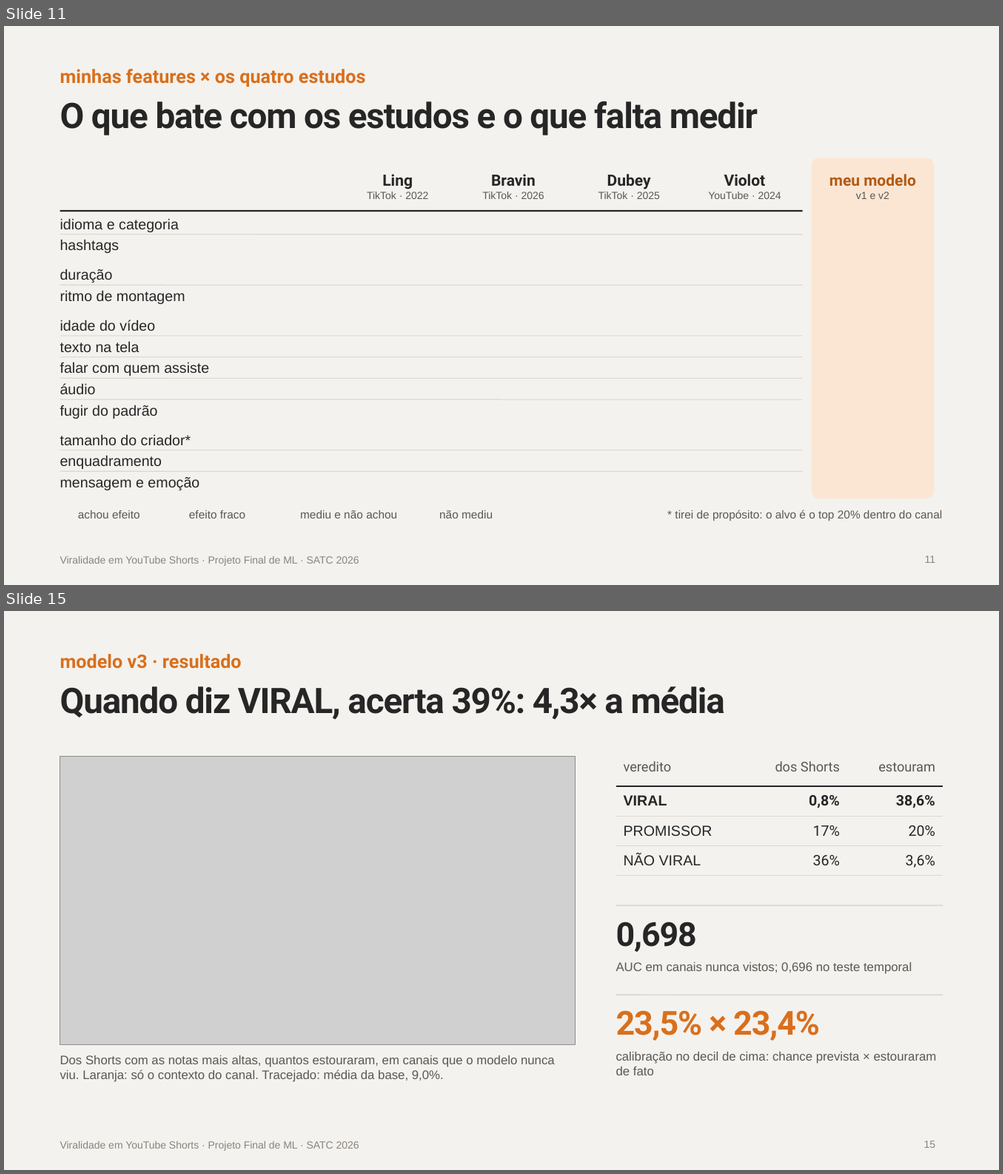
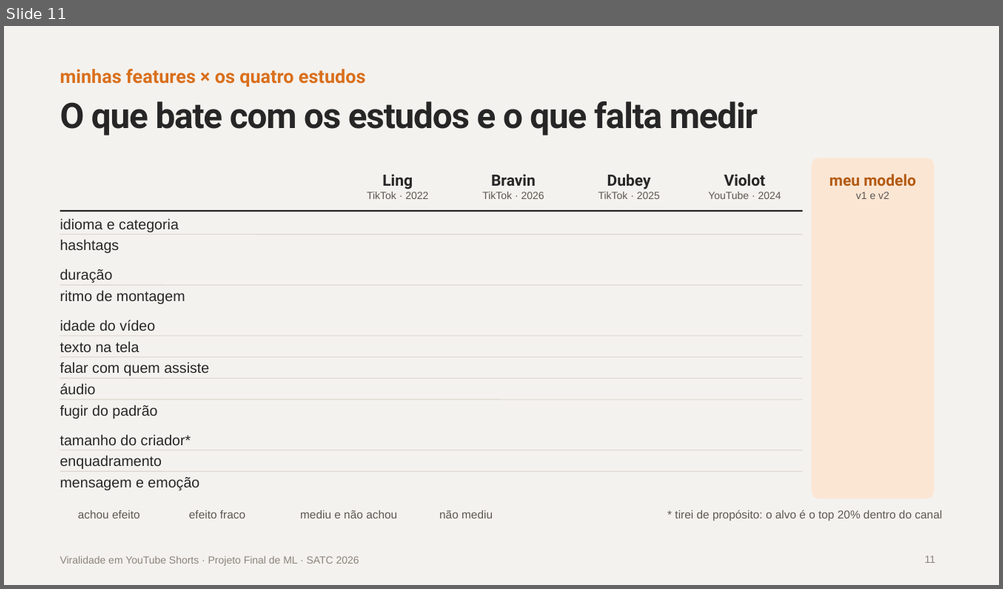
Before and after one commit to EricDagostim/ml-shortvideo-virality, a slide deck: reports/apresentacao/Viralidade_Shorts_Projeto_Final.pptx. Shown one above the other, each under a label of ours: slides 11 and 15 before the commit, slide 11 after it; the slides between them are not shown. The pictures are 1003x1174 and 1003x589 pixels, drawn with LibreOffice and Linux fonts; fonts in the diff are those of the drawing; grey boxes stand for pictures; background and template pictures are left out. Boxes give left, top, right and bottom in pixels: in the first picture for what was removed or moved away, otherwise in the second. Text is boxed around its words. In the diff, an @@ line names an element or a change of style, - is before the commit and + after.

```diff
--- a/reports/apresentacao/Viralidade_Shorts_Projeto_Final.pptx
+++ b/reports/apresentacao/Viralidade_Shorts_Projeto_Final.pptx
@@ slide 15 removed at (4,611,999,1170), background #F4F2EE; not listed: 1 template element that a slide beside it also shows @@
@@ text removed at (60,654,242,669) @@
-modelo v3 · resultado
@@ title removed at (60,686,725,720) @@
-Quando diz VIRAL, acerta 39%: 4,3× a média
@@ picture removed at (60,757,575,1045) @@
@@ table removed at (616,757,942,876), 4 rows, 3 columns @@
-veredito | dos Shorts | estouram
-VIRAL | 0,8% | 38,6%
-PROMISSOR | 17% | 20%
-NÃO VIRAL | 36% | 3,6%
@@ line removed from (616, 906) to (942, 906) @@
@@ text removed at (616,922,697,952) @@
-0,698
@@ text removed at (616,963,911,974) @@
-AUC em canais nunca vistos; 0,696 no teste temporal
@@ line removed from (616, 995) to (942, 995) @@
@@ text removed at (616,1011,819,1041) @@
-23,5% × 23,4%
@@ text removed at (616,1052,936,1076) @@
-calibração no decil de cima: chance prevista × estouraram de fato
@@ text removed at (60,1056,555,1082) @@
-Dos Shorts com as notas mais altas, quantos estouraram, em canais que o modelo nunca viu. Laranja: só o contexto do canal. Tracejado: média da base, 9,0%.
@@ page number removed at (924,1141,936,1148) @@
-15
```
Also in this commit, not shown: 3 slides changed, 4 other slides removed.
